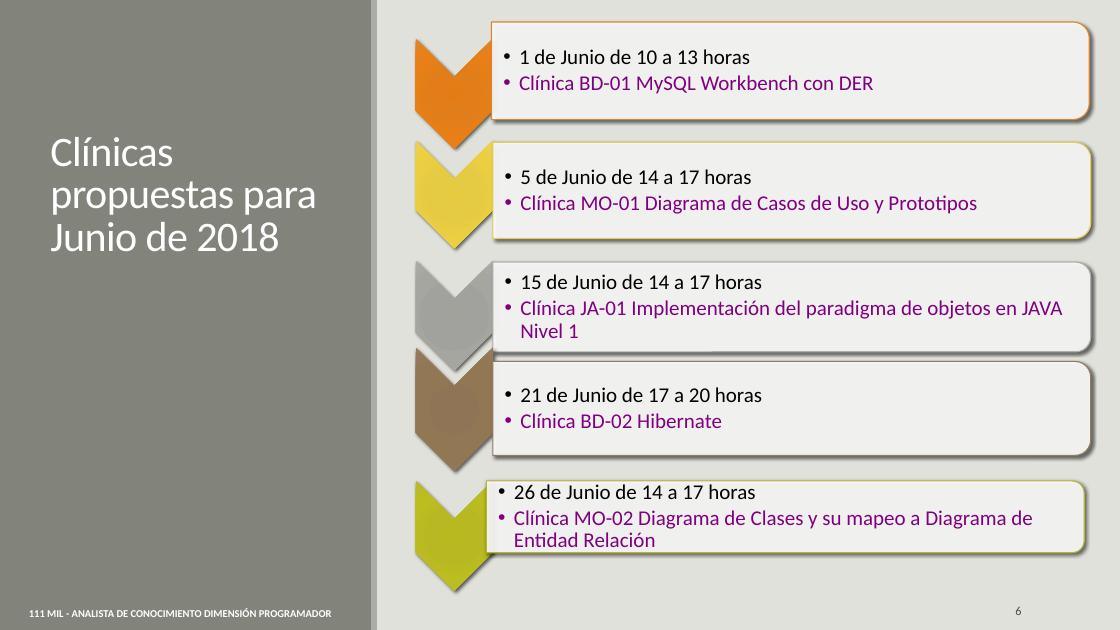
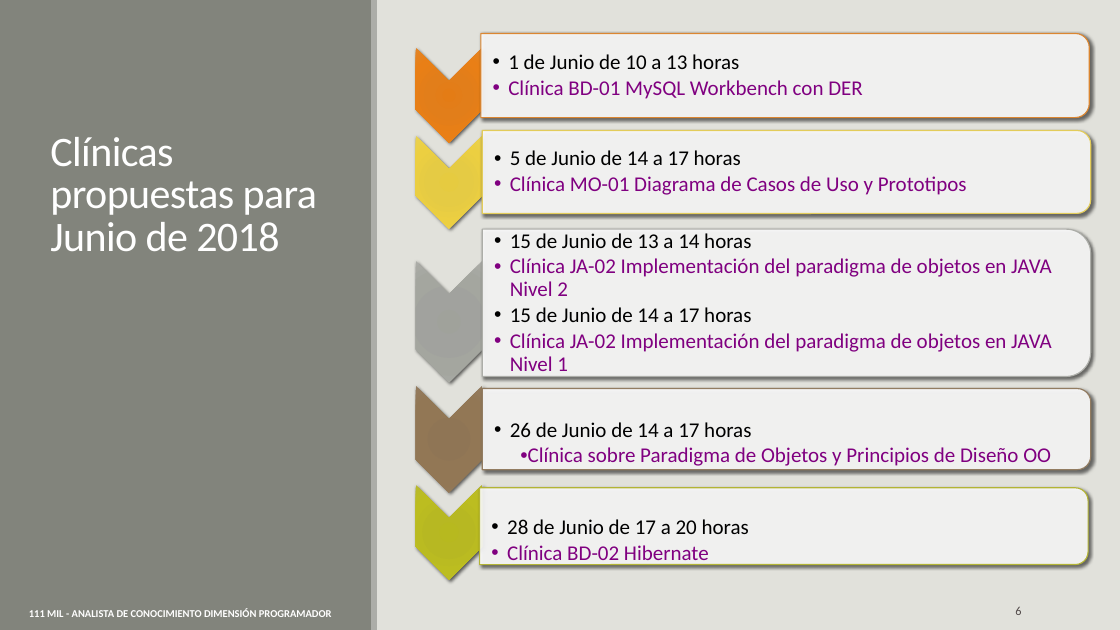
Before and after one commit to 111milprogramadores/clinicas-para-instructores, a slide deck: slide 6 of 111 MIL Cronograma de Formaciones 2018.pptx. Drawn at 1120x630 pixels with LibreOffice and Linux fonts; fonts in the diff are those of the drawing. Boxes give left, top, right and bottom in pixels: in the first picture for what was removed or moved away, otherwise in the second. Text is boxed around its words. In the diff, an @@ line names an element or a change of style, - is before the commit and + after.

Commit message:
Actualización de fechas de clínicas

```diff
--- a/111 MIL Cronograma de Formaciones 2018.pptx
+++ b/111 MIL Cronograma de Formaciones 2018.pptx
@@ chevron resized from (x1=416, y1=38, x2=493, y2=149) to (x1=416, y1=48, x2=482, y2=143) @@
@@ text "1 de Junio de 10 ..." moved from (x1=519, y1=49, x2=874, y2=94) to (x1=508, y1=54, x2=863, y2=99) @@
@@ round same rect resized from (x1=492, y1=22, x2=1090, y2=119) to (x1=481, y1=34, x2=1089, y2=118) @@
@@ chevron resized from (x1=415, y1=140, x2=493, y2=248) to (x1=416, y1=135, x2=482, y2=229) @@
@@ text "5 de Junio de 14 ..." moved from (x1=520, y1=169, x2=977, y2=214) to (x1=510, y1=150, x2=967, y2=195) @@
@@ round same rect resized from (x1=492, y1=143, x2=1091, y2=239) to (x1=483, y1=131, x2=1091, y2=214) @@
@@ text "15 de Junio de 13 ..." moved from (x1=520, y1=274, x2=1063, y2=338) to (x1=510, y1=233, x2=1052, y2=377) @@
@@ round same rect resized from (x1=493, y1=263, x2=1091, y2=352) to (x1=483, y1=229, x2=1091, y2=376) @@
@@ text at (x1=510, y1=233, x2=1052, y2=296): paragraphs added @@
+  • 15 de Junio de 13 a 14 horas
+  • Clínica JA-02 Implementación del paradigma de objetos en JAVA Nivel 2
@@ chevron resized from (x1=416, y1=260, x2=493, y2=371) to (x1=416, y1=260, x2=482, y2=382) @@
@@ text at (x1=510, y1=333, x2=1052, y2=377): text changed @@
-  • Clínica JA-01 Implementación del paradigma de objetos en JAVA Nivel 1
+  • Clínica JA-02 Implementación del paradigma de objetos en JAVA Nivel 1
@@ chevron resized from (x1=416, y1=347, x2=493, y2=471) to (x1=416, y1=385, x2=483, y2=493) @@
@@ round same rect resized from (x1=493, y1=361, x2=1091, y2=455) to (x1=483, y1=389, x2=1091, y2=470) @@
@@ text "26 de Junio de 14 ..." moved from (x1=514, y1=481, x2=1032, y2=554) to (x1=510, y1=422, x2=1051, y2=466) @@
@@ text at (x1=528, y1=447, x2=1051, y2=466): text changed @@
-  • Clínica MO-02 Diagrama de Clases y su mapeo a Diagrama de Entidad Relación
+  • Clínica sobre Paradigma de Objetos y Principios de Diseño OO
@@ chevron resized from (x1=416, y1=481, x2=493, y2=592) to (x1=416, y1=485, x2=482, y2=580) @@
@@ round same rect resized from (x1=486, y1=481, x2=1084, y2=552) to (x1=479, y1=488, x2=1088, y2=564) @@
@@ text "28 de Junio de 17 ..." moved from (x1=520, y1=387, x2=762, y2=428) to (x1=507, y1=519, x2=749, y2=566) @@
@@ text at (x1=507, y1=519, x2=749, y2=534): text changed @@
-  • 21 de Junio de 17 a 20 horas
+  • 28 de Junio de 17 a 20 horas
```
Also in this commit, not shown: 3 other slides changed, 5 slides added.
